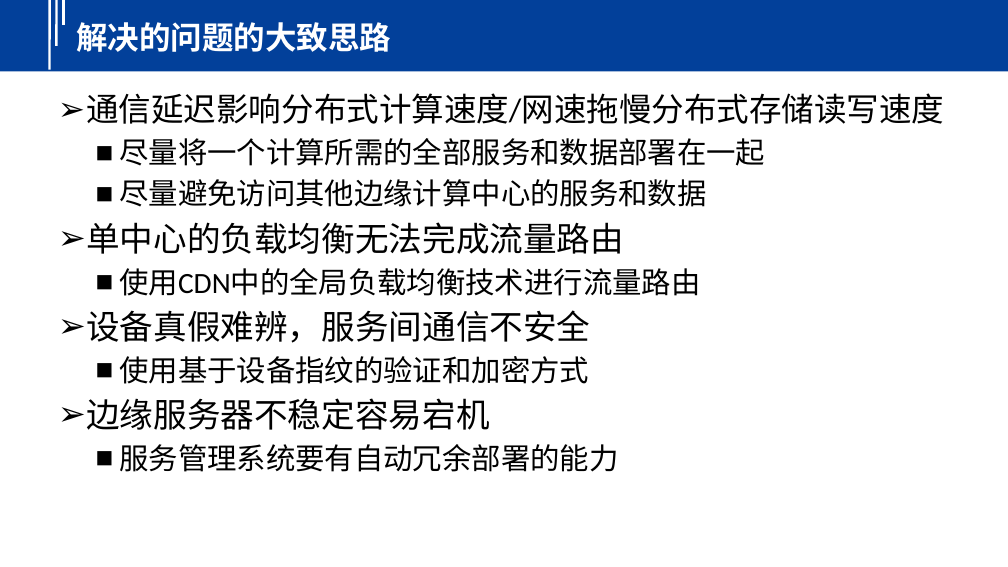
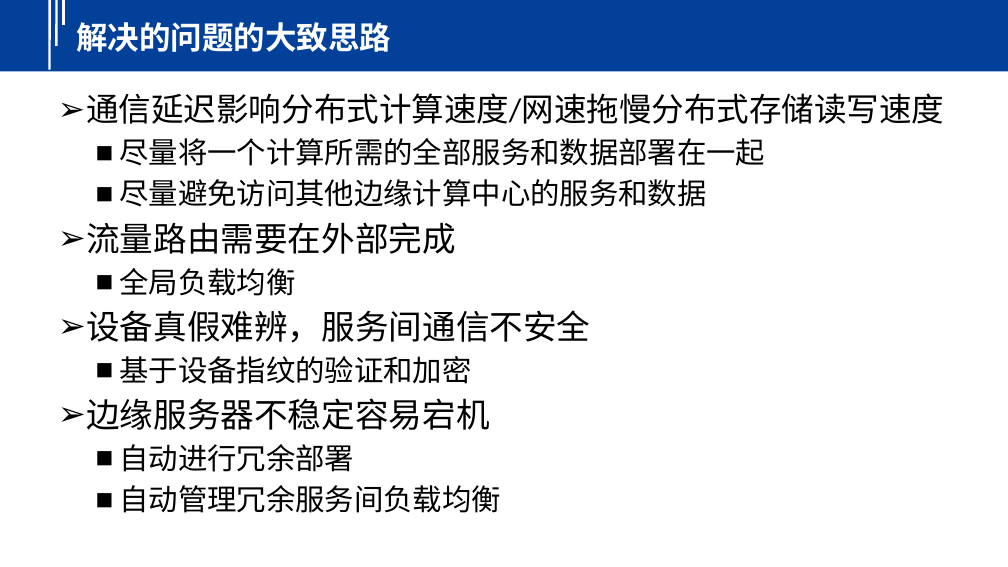
Before and after one commit to yindaheng98/DNet, a slide deck: slide 5 of 介绍.pptx. Drawn at 1008x567 pixels with LibreOffice and Linux fonts; fonts in the diff are those of the drawing; background and template pictures are left out. Boxes give left, top, right and bottom in pixels: in the first picture for what was removed or moved away, otherwise in the second. Text is boxed around its words. In the diff, an @@ line names an element or a change of style, - is before the commit and + after.

```diff
--- a/介绍.pptx
+++ b/介绍.pptx
@@ text at [86, 222, 456, 296]: text changed; size 28 to 32 pt @@
-➢ 单中心的负载均衡无法完成流量路由
-  ■ 使用CDN中的全局负载均衡技术进行流量路由
+➢ 流量路由需要在外部完成
+  ■ 全局负载均衡
@@ text at [119, 356, 471, 384]: text changed @@
-  ■ 使用基于设备指纹的验证和加密方式
+  ■ 基于设备指纹的验证和加密
@@ text at [119, 444, 501, 513]: text changed @@
-  ■ 服务管理系统要有自动冗余部署的能力
+  ■ 自动进行冗余部署
+  ■ 自动管理冗余服务间负载均衡
```
Also in this commit, not shown: 10 other slides changed, 7 slides added.
